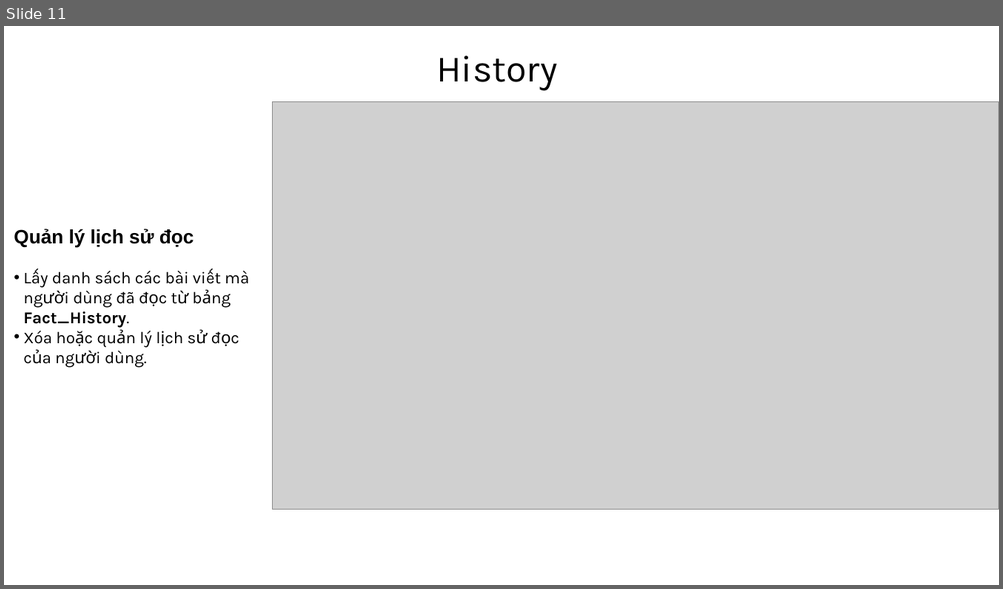
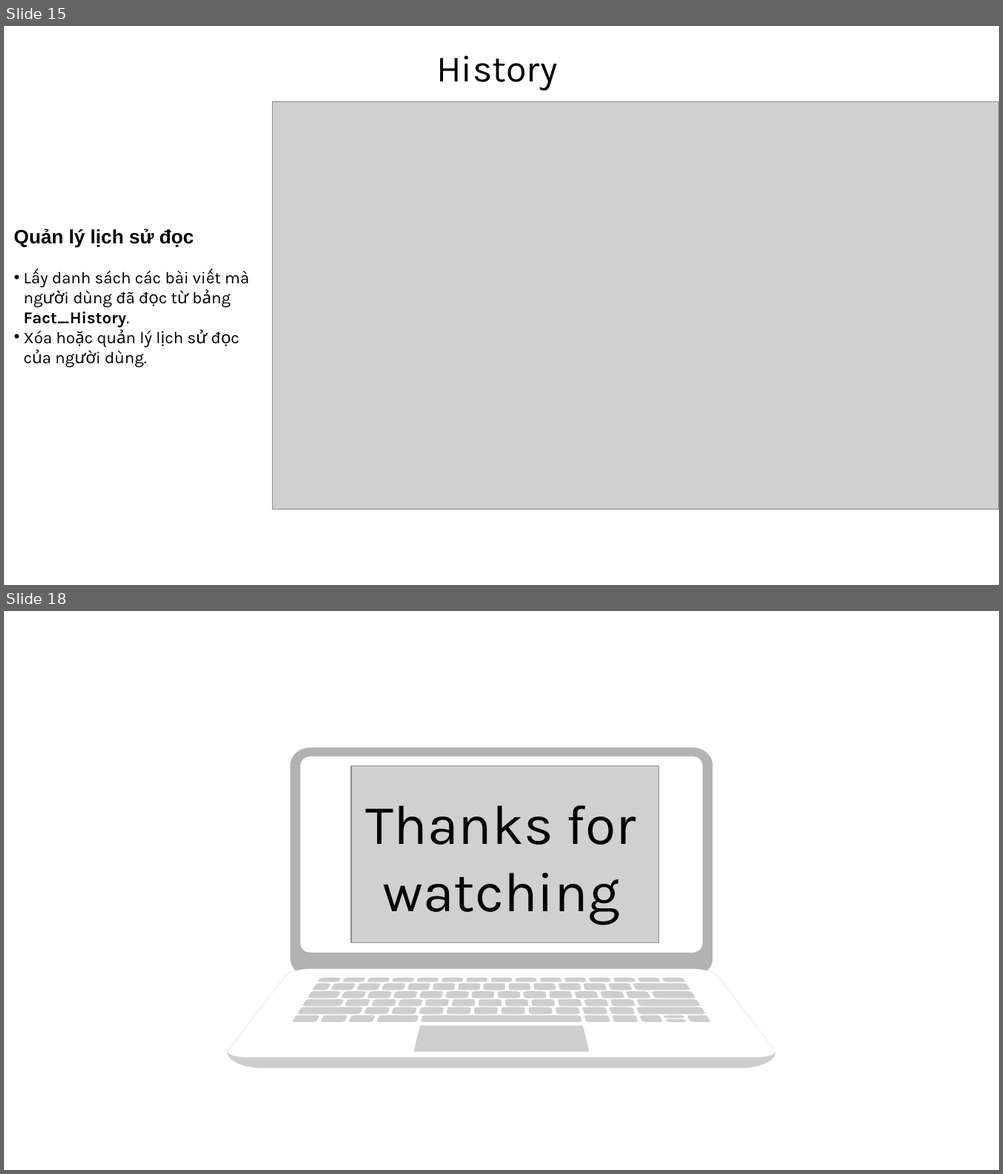
Before and after one commit to Kuunna/Mentorship_Program, a slide deck: Daily_dev Challenge/Daily_dev challenge.pptx. Shown one above the other, each under a label of ours: slide 11 before the commit, slides 15 and 18 after it; the slides between them are not shown. The pictures are 1003x589 and 1003x1174 pixels, drawn with LibreOffice and Linux fonts; fonts in the diff are those of the drawing; grey boxes stand for pictures. Boxes give left, top, right and bottom in pixels: in the first picture for what was removed or moved away, otherwise in the second. Text is boxed around its words. In the diff, an @@ line names an element or a change of style, - is before the commit and + after.

```diff
--- a/Daily_dev Challenge/Daily_dev challenge.pptx
+++ b/Daily_dev Challenge/Daily_dev challenge.pptx
@@ slide 18 added at (4, 611, 999, 1170), background #FFFFFF @@
@@ group added at (225, 748, 778, 1068): 84 freeform shapes @@
@@ picture added at (351, 766, 658, 943) @@
@@ text added at (366, 806, 636, 925), 54 pt, text #000000 @@
+Thanks for watching
@@ what was slide 11 is now slide 15 @@
```
Also in this commit, not shown: 5 slides changed, 6 other slides added, 1 slide removed, 1 other file.
